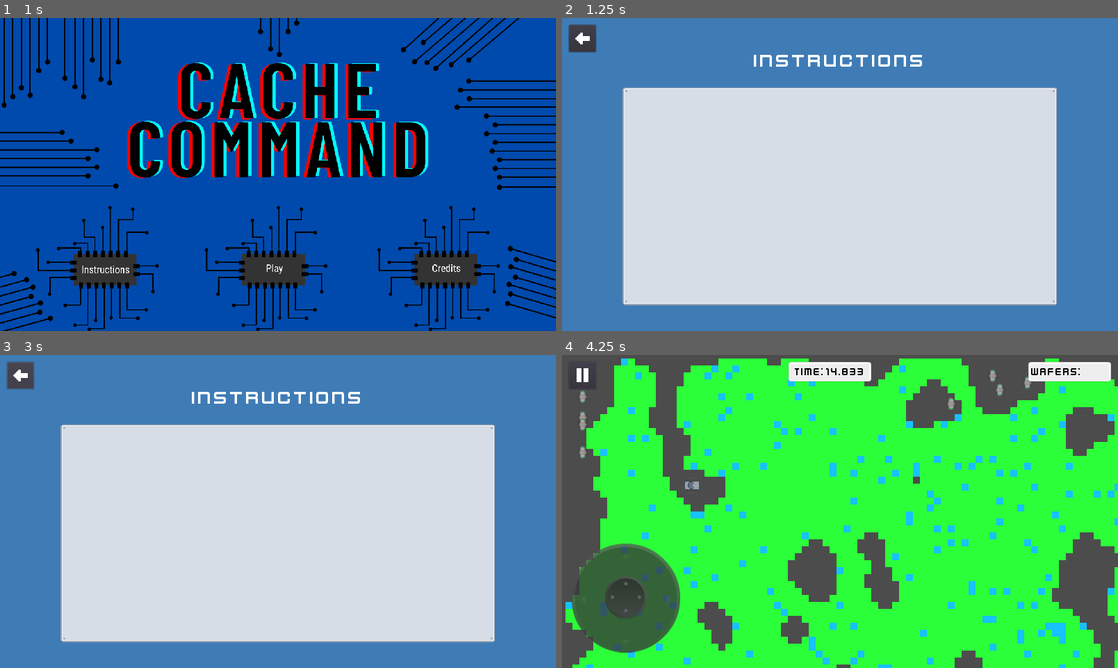
Above: before the commit, frames 1-4 (two rows, left to right).
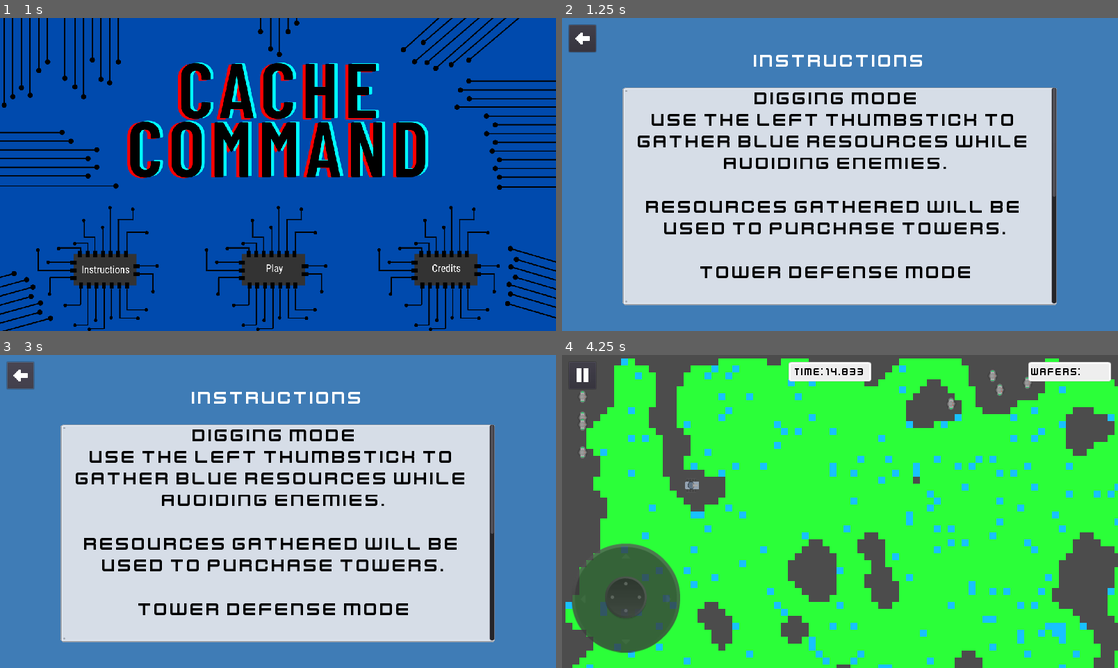
Above: after the commit, the same moments.

Repository: njrobbins/cache-command
Game: Godot game, scene res://Scenes/MainMenu.tscn
Two runs of this game, one before a commit and one after it. Both use one fixed random seed, a clock stepped at 60 frames per second and the inputs below. Sound files missing from this copy of the repository are replaced by a short silence.
Inputs (mouse positions are in pixels of both pictures, inside the frame that each line leads up to):
- Up to frame 1 (1 s): click (105, 268) at 0.5 s
- Up to frame 2 (1.25 s): no input
- Up to frame 3 (3 s): move the mouse to (400, 495) at 1.27 s; click (400, 495) at 1.42 s; tap Enter at 2 s; drag from (166, 527) to (250, 574) at 2.02 s; click (22, 376) at 2.75 s
- Up to frame 4 (4.25 s): click (834, 605) at 3.5 s

Frame 1 is identical in both runs. In frame 2, 7.5% of the frame differs, in the area x 13-89%, y 22-92%; in frame 3, 7.5%; in frame 4, nothing differs.

Commit message:
Updated instructions

Diff:
--- a/Scenes/Instructions.tscn
+++ b/Scenes/Instructions.tscn
@@ -61,6 +61,36 @@
 "_edit_use_anchors_": false
 }
 
+[node name="RichTextLabel" type="RichTextLabel" parent="MetalPanel"]
+margin_right = 999.0
+margin_bottom = 497.0
+custom_fonts/normal_font = ExtResource( 3 )
+bbcode_enabled = true
+bbcode_text = "[color=#000000][center]Digging mode
+Use the left thumbstick to gather blue resources while avoiding enemies.
+
+Resources gathered will be used to purchase towers.
+
+Tower Defense Mode
+
+Create towers by clicking on tower placement positions.
+
+Towers defeat enemies to protect your base, every enemy leaked will subtract 1 health point.
+
+To win kill all of the enemies before your health reaches 0."
+text = "Digging mode
+Use the left thumbstick to gather blue resources while avoiding enemies.
+
+Resources gathered will be used to purchase towers.
+
+Tower Defense Mode
+
+Create towers by clicking on tower placement positions.
+
+Towers defeat enemies to protect your base, every enemy leaked will subtract 1 health point.
+
+To win kill all of the enemies before your health reaches 0."
+
 [node name="MenuButtonAudio" type="AudioStreamPlayer" parent="."]
 stream = ExtResource( 5 )
 [connection signal="pressed" from="BackButton" to="." method="_on_BackButton_pressed"]
